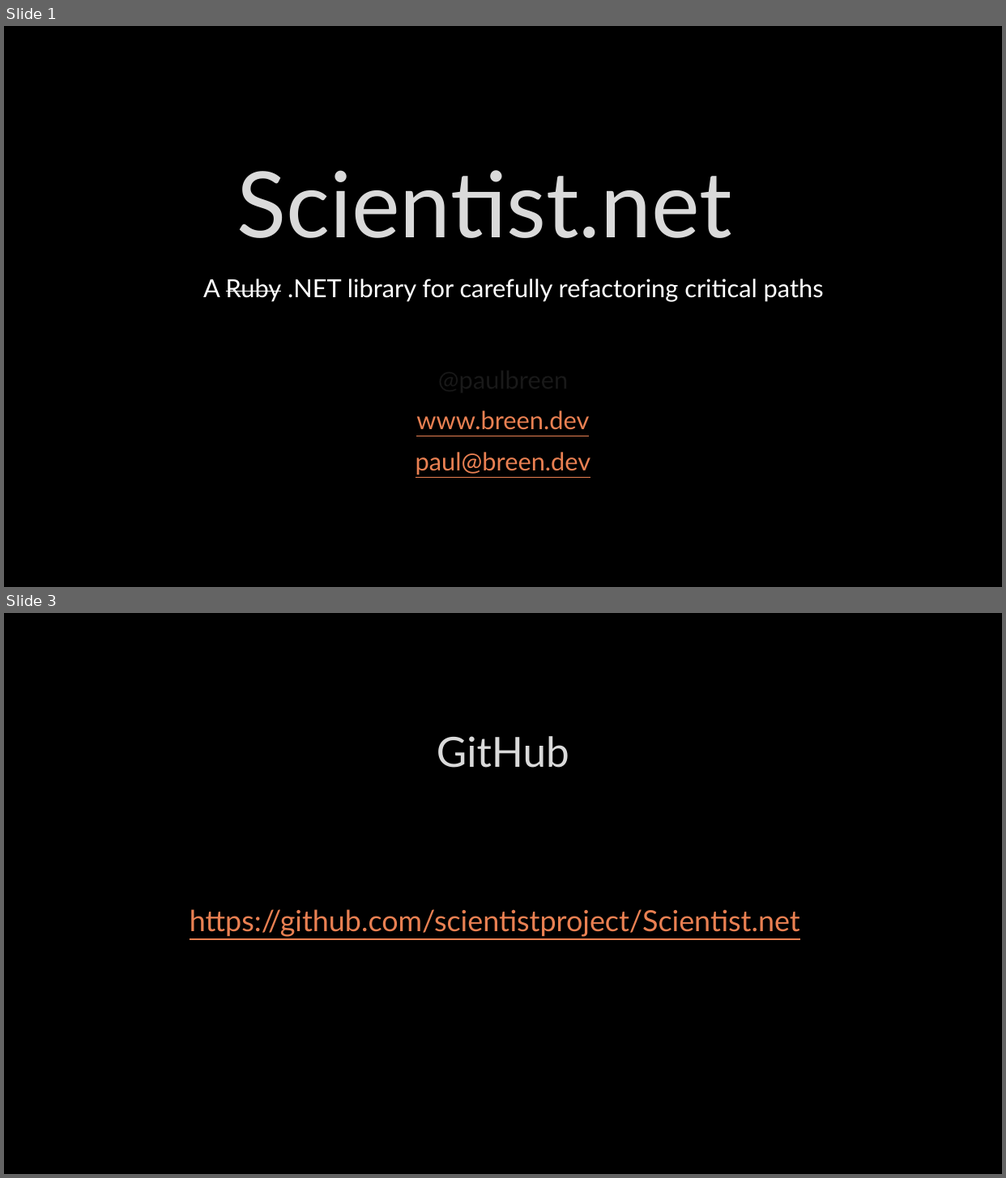
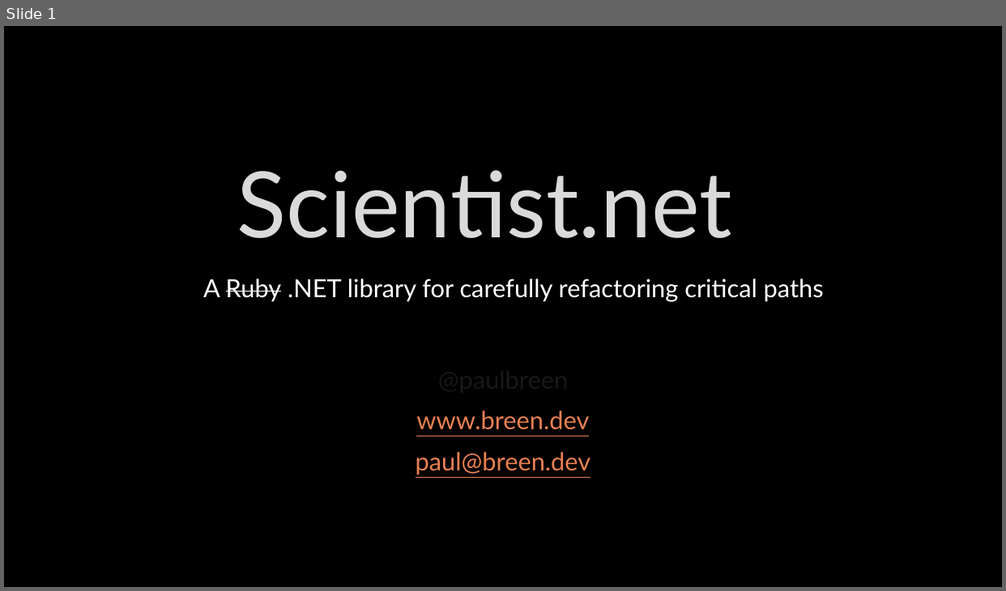
Before and after one commit to paulbreen/Scientist.net-Demo, a slide deck: Scientist.net.pptx. Shown one above the other, each under a label of ours: slides 1 and 3 before the commit, slide 1 after it; the slides between them are not shown. The pictures are 1006x1178 and 1006x591 pixels, drawn with LibreOffice and Linux fonts; fonts in the diff are those of the drawing; background and template pictures are left out. Boxes give left, top, right and bottom in pixels: in the first picture for what was removed or moved away, otherwise in the second. Text is boxed around its words. In the diff, an @@ line names an element or a change of style, - is before the commit and + after.

```diff
--- a/Scientist.net.pptx
+++ b/Scientist.net.pptx
@@ slide 3 removed at [4,613,1002,1174], background picture (left out) @@
@@ title removed at [437,736,569,768] @@
-GitHub
@@ text removed at [189,909,800,937] @@
-https://github.com/scientistproject/Scientist.net
```
Also in this commit, not shown: 1 slide changed, 1 slide added.
